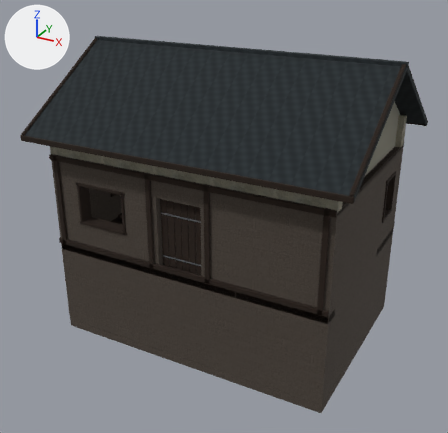
The glTF model assets/buildings/world-architecture-v1/s_library.glb: old version first, new version second.
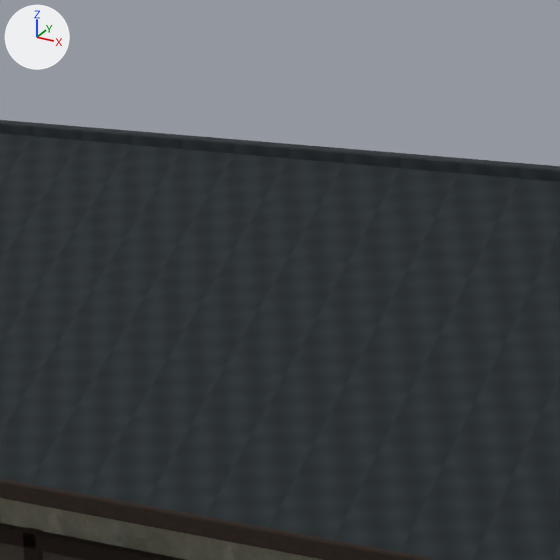
There are two pictures of each version: one whole from a 50 mm camera at (9.64, -18.11, 9.69) aimed at (-0.01, -0.56, 0.92), one close up on the part from 31% to 71% of the width and 0% to 42% of the height. Arrows for +X, +Y and +Z are at upper left; the lights stay in place. The older version's two pictures come first. Objects named as collision shapes, trigger or cutter boxes, shadow casters or lower levels of detail are left out. Where no turn or scale is listed for an object, it has been applied to the vertices. Vertices at exactly the same position are counted once.

Names of what the first close-up shows: 'closed attic wall', 'lower foundation', 'slate roof', 'upper west slab'.
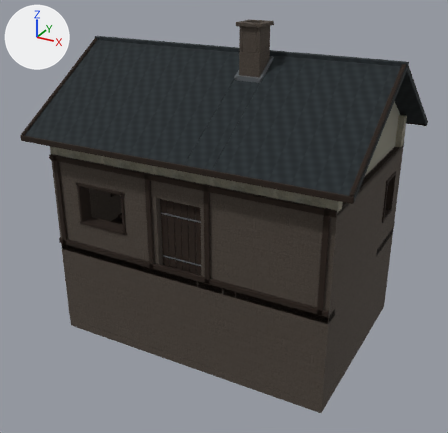
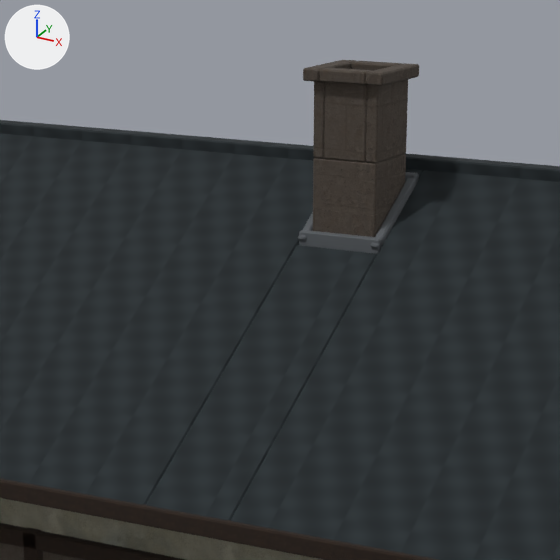
Where the newer file only moved an object's origin or applied its transform, the numbers keep the older frame.

Diff of the bpy script that builds the scene:
```diff
--- a/assets/buildings/world-architecture-v1/s_library.glb.py
+++ b/assets/buildings/world-architecture-v1/s_library.glb.py
@@ me_cube @@
 # used by ob_lower_foundation; location = (0.0, 0.0, -3.35)
-me_cube.from_pydata(...)  # 148 vertices, 308 faces; spans x -5.0..5.0, y -3.5..3.5, z -0.15..6.55
+me_cube.from_pydata(...)  # 500 vertices, 968 faces; spans x -5.0..5.0, y -3.5..3.5, z -0.15..10.91
+# me_cube part 1: the loose piece of 24 vertices spanning x -5.0..5.0, y -3.5..3.5, z -0.15..0.15 is copied, and the copy is scaled about its middle by (0.0481, 0.0229, 0.359), then moved by (1.1, -0.31, 10.85); it spans x 0.85..1.35, y -0.4..-0.22, z 10.79..10.91
+# me_cube part 2: a new loose piece of 68 vertices spanning x 0.75..1.45, y -1.0..-0.3, z 10.05..10.81, in mat_sl_stone
+# me_cube part 3: a new loose piece of 68 vertices spanning x 0.67..1.53, y -1.08..-0.22, z 10.79..10.91, in mat_sl_stone
+# me_cube part 4: a new loose piece of 24 vertices spanning x 0.75..1.45, y -1.0..-0.3, z 1.85..10.05, in mat_sl_stone
+# other edits to the shape of me_cube do not show in these pictures
 me_cube.materials.append(mat_sl_stone)
@@ me_cube_080 @@
 # used by ob_slate_roof; location = (0.0, -2.05, 5.2)
-me_cube_080.from_pydata(...)  # 72 vertices, 132 faces; spans x -5.6..5.6, y -2.08..6.18, z -1.36..1.43
+me_cube_080.from_pydata(...)  # 144 vertices, 264 faces; spans x -5.6..5.6, y -2.08..6.18, z -1.36..1.43
+# me_cube_080 part 5: a new loose piece of 24 vertices spanning x 0.65..1.55, y 1.82..2.08, z 1.12..1.36, in mat_sl_slate (picture img_sl_slate_paint)
+# me_cube_080 part 6
+# 16 faces are deleted
+# 8 vertices are added at x 0.65..1.55, y -2.07..2.07, z -1.34..1.34
+# 8 new vertices lie (6.22, 0.0, 0.0) away from vertices in x -5.59, y -2.08..2.08, z -1.36..1.36
+# 8 new vertices lie (-4.02, 0.0, 0.0) away from vertices in x 5.59, y -2.08..2.08, z -1.36..1.36
+# 60 new faces join them
+# other edits to the shape of me_cube_080 do not show in these pictures
 me_cube_080.materials.append(mat_sl_slate)
@@ me_cube_101 @@
+me_cube_101.from_pydata(...)  # 144 vertices, 264 faces; spans x -0.03..1.01, y -0.47..0.47, z -0.2..9.0
+me_cube_101.materials.append(mat_sl_iron)  # dark grey #55595d
@@ ob_stove_hatch @@
+ob_stove_hatch = bpy.data.objects.new('stove hatch', me_cube_101)
+ob_stove_hatch.location = (0.54, -0.65, -2.5)
```

Location of each change, [x1, y1, x2, y2] in pixels of the close-ups (560 x 560 px):
'lower foundation', reshaped
    before: [0, 543, 83, 560]
    after: [0, 60, 419, 560]
'stove hatch', added
    after: [298, 172, 419, 254]
part 1 of me_cube, added
    after: [351, 61, 402, 71]
part 2 of me_cube, added
    after: [313, 79, 408, 163]
part 3 of me_cube, added
    after: [303, 60, 419, 86]
part 4 of me_cube, added
    after: [313, 154, 406, 237]
part 5 of me_cube_080, added (mostly hidden)
    after: [406, 169, 423, 179]
part 6 of me_cube_080, built on
    both: [156, 160, 459, 517]
